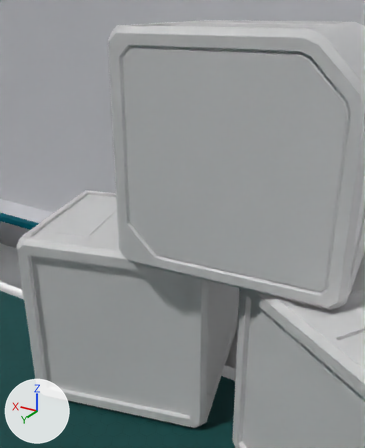
An edit to the Blender file environment/abandoned_spaceship/abandoned_spaceship_lab_room.blend, drawn before and after from the same camera.
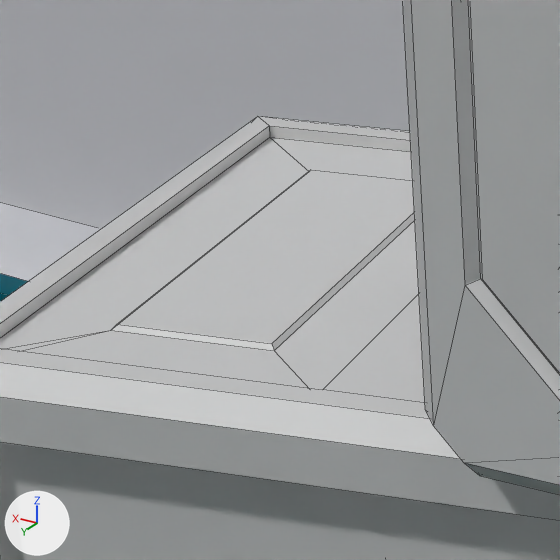
Each version is shown from a 50 mm camera at (-2.854, -1.858, 2.066) aimed at (-1.513, -4.094, 0.948), then close up on the part from 9% to 40% of the width and 37% to 62% of the height. Arrows for +X, +Y and +Z are at lower left; the lights stay in place. The older version's two pictures come first. The close-ups show mesh edges as thin lines.

The first close-up shows 'Box.001', 'Box.Orange.001', 'Room'.
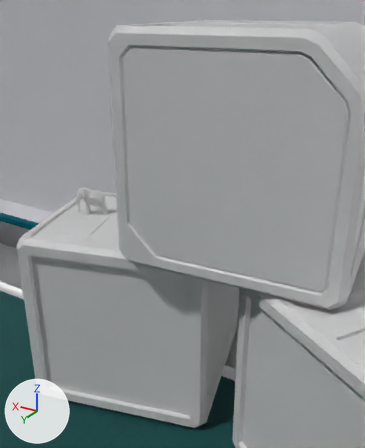
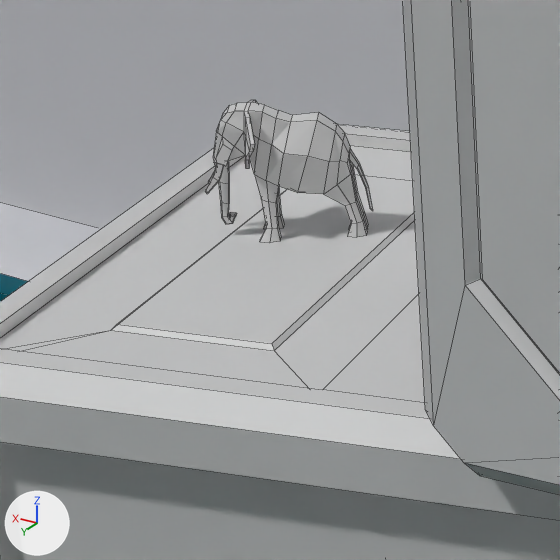
Commit message: added elephant figurine to Lab Room

Boxes (x1, y1, x2, y2) around the edits, measured in the close-ups (560 x 560 px):
```json
{"object": "Elephant", "change": "added", "after": [205, 100, 373, 243]}
```

The change, as JSON lines over the scene's bpy script:
```json
{"op": "add", "block": "mat_elephant_tex", "code": ["mat_elephant_tex = principled_material('Elephant.tex')", "mat_elephant_tex.base_color = (0.8, 0.8, 0.8)  # white #e7e7e7", "mat_elephant_tex.roughness = 0.955", "mat_elephant_tex.specular_ior_level = 0.0682"]}
{"op": "add", "block": "me_plane_1", "code": ["me_plane_1 = bpy.data.meshes.new('Plane')", "me_plane_1.from_pydata(...)  # 276 vertices, 267 faces; spans x -0.066..0.117, y -0.052..0.052, z 0.0..0.152", "me_plane_1.materials.append(mat_elephant_tex)  # its picture is missing"]}
{"op": "add", "block": "col_item", "code": ["col_item = bpy.data.collections.new('Item')", "col_item.objects.link(ob_elephant_001)"]}
{"op": "add", "block": "ob_elephant_001", "code": ["ob_elephant_001 = bpy.data.objects.new('Elephant.001', me_plane_1)", "ob_elephant_001.location = (0.0, 0.0, 0.0)"]}
{"op": "add", "block": "ob_elephant", "code": ["ob_elephant = bpy.data.objects.new('Elephant', None)", "ob_elephant.location = (-1.07, -3.89, 0.99)", "ob_elephant.rotation_euler = (0.0, 0.0, 0.611)  # degrees (0, 0, 35)", "ob_elephant.instance_type = 'COLLECTION'", "ob_elephant.instance_collection = col_item"]}
```
